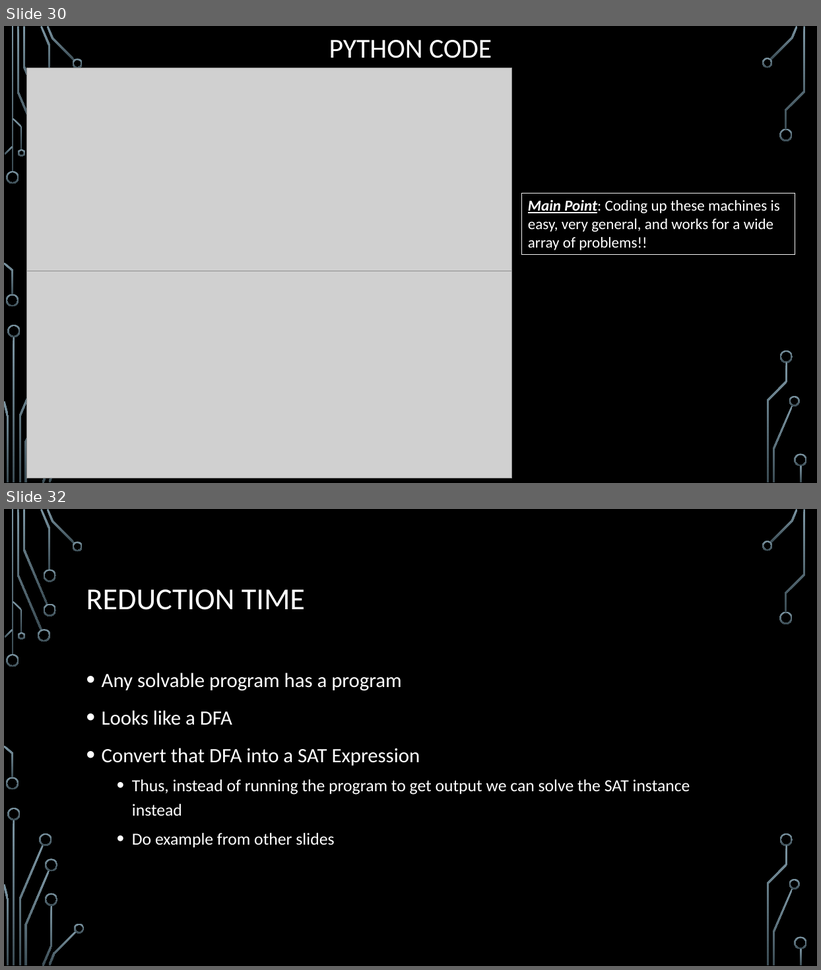
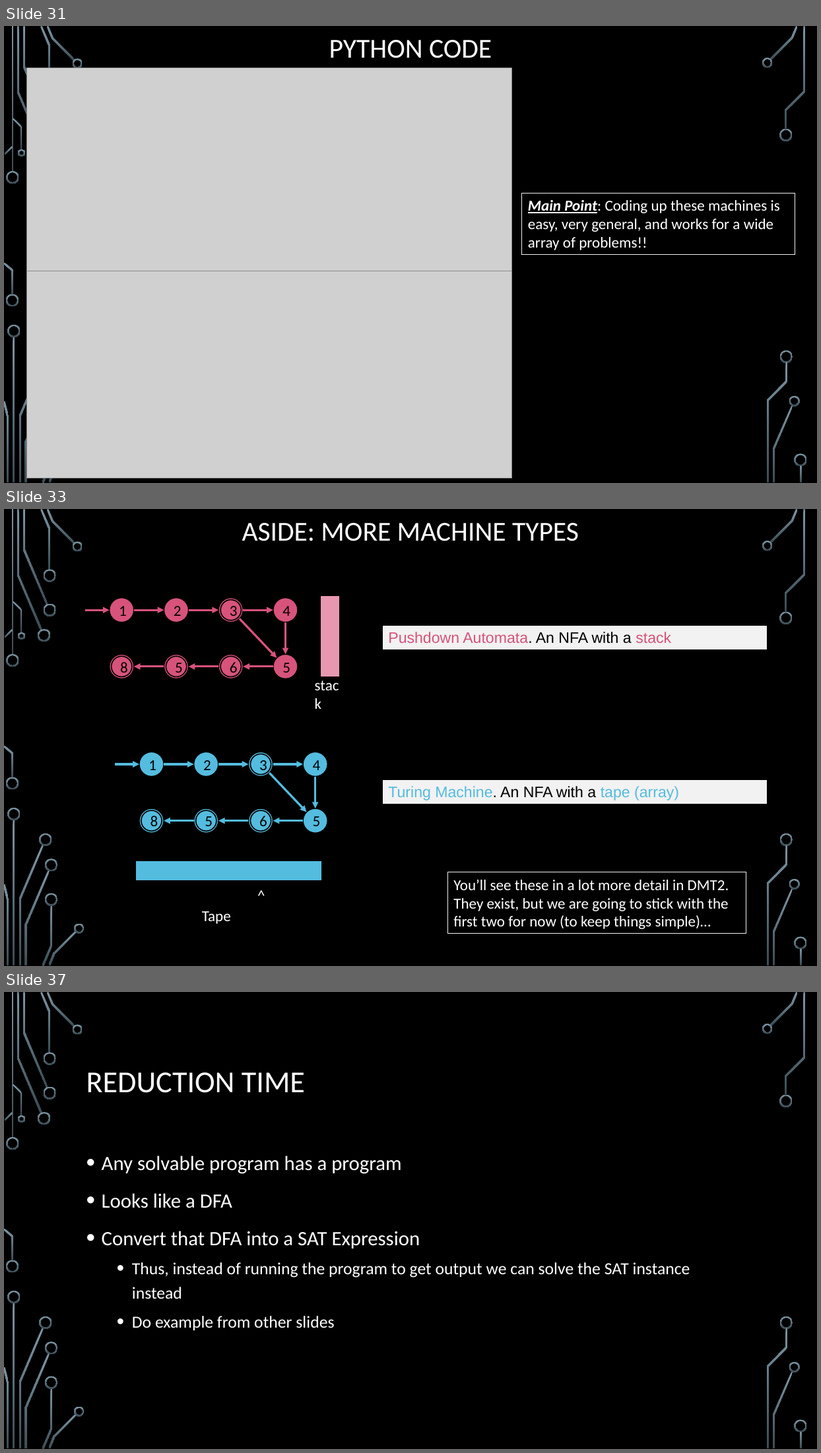
Before and after one commit to markfloryan/dsa2, a slide deck: slides/06-3-Hardness.pptx. Shown one above the other, each under a label of ours: slides 30 and 32 before the commit, slides 31, 33 and 37 after it; the slides between them are not shown. The pictures are 821x970 and 821x1453 pixels, drawn with LibreOffice and Linux fonts; fonts in the diff are those of the drawing; grey boxes stand for pictures; background and template pictures are left out. Boxes give left, top, right and bottom in pixels: in the first picture for what was removed or moved away, otherwise in the second. Text is boxed around its words. In the diff, an @@ line names an element or a change of style, - is before the commit and + after.

```diff
--- a/slides/06-3-Hardness.pptx
+++ b/slides/06-3-Hardness.pptx
@@ slide 33 added at <box>4,509,817,966</box>, background picture (left out); not listed: 36 template elements that a slide beside it also shows @@
@@ title added at <box>242,523,579,541</box>, 32.4 pt, text #FFFFFF @@
+ASIDE: MORE MACHINE TYPES
@@ rectangle added at <box>382,626,767,650</box>, fill #F2F2F2, outline #000000 0.75 pt, 18 pt, text #D7537B @@
+Pushdown Automata. An NFA with a stack
@@ group added at <box>85,595,352,697</box>: 12 ellipses, 9 arrows, 1 rectangle, 1 text @@
+1
+2
+3
+4
+8
+7
+6
+5
+3
+6
+5
+8
+stack
@@ rectangle added at <box>382,780,767,804</box>, fill #F2F2F2, outline #000000 0.75 pt, 18 pt, text #54BCDF @@
+Turing Machine. An NFA with a tape (array)
@@ group added at <box>115,753,327,924</box>: 12 ellipses, 9 arrows, 2 texts, 1 rectangle @@
+1
+2
+3
+4
+8
+7
+6
+5
+3
+6
+5
+8
+Tape
+^
@@ rectangle added at <box>448,873,747,934</box>, outline #F2F2F2 0.75 pt, 18 pt, text #FFFFFF @@
+You’ll see these in a lot more detail in DMT2. They exist, but we are going to stick with the first two for now (to keep things simple)…
@@ what was slide 30 is now slide 31 @@
@@ what was slide 32 is now slide 37 @@
```
Also in this commit, not shown: 1 slide changed, 5 other slides added, 1 slide removed, 6 other files.
